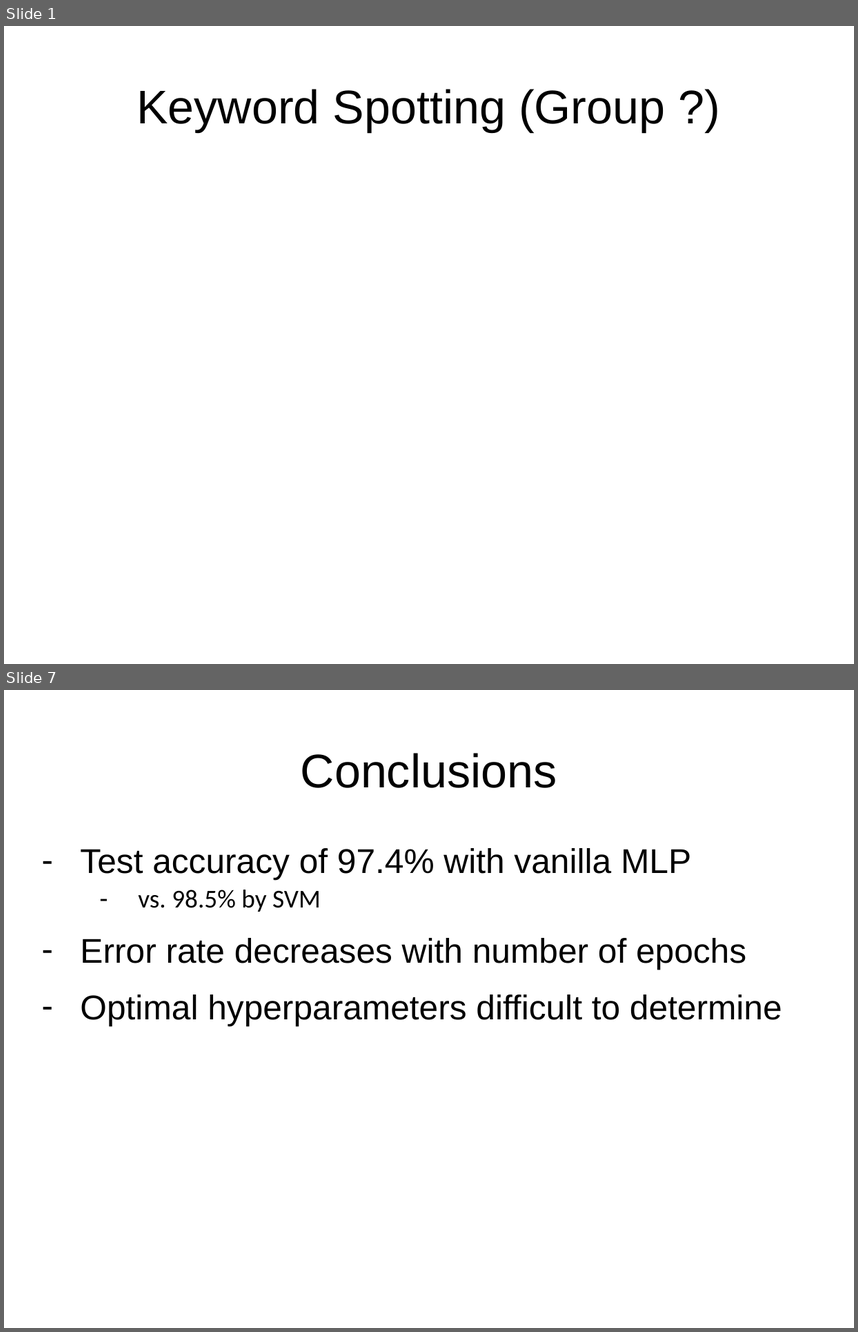
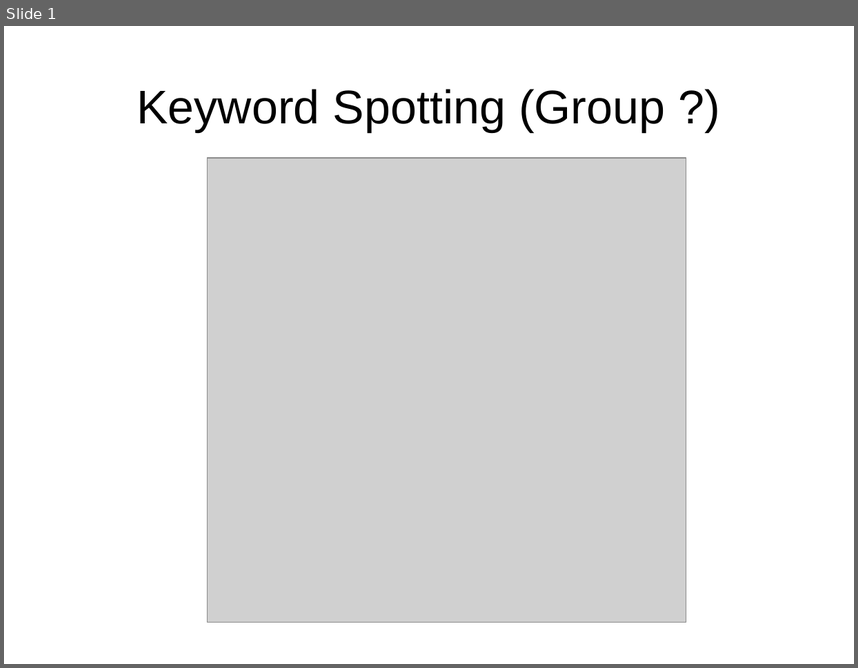
Before and after one commit to lukaszbinden/jmcs-pattern-recognition, a slide deck: Exercice_3/presentation.pptx. Shown one above the other, each under a label of ours: slides 1 and 7 before the commit, slide 1 after it; the slides between them are not shown. The pictures are 858x1332 and 858x668 pixels, drawn with LibreOffice and Linux fonts; fonts in the diff are those of the drawing; grey boxes stand for pictures. Boxes give left, top, right and bottom in pixels: in the first picture for what was removed or moved away, otherwise in the second. Text is boxed around its words. In the diff, an @@ line names an element or a change of style, - is before the commit and + after.

```diff
--- a/Exercice_3/presentation.pptx
+++ b/Exercice_3/presentation.pptx
@@ slide 7 removed at bbox=[4, 690, 854, 1328], background #FFFFFF @@
@@ title removed at bbox=[301, 753, 557, 788] @@
-Conclusions
@@ text removed at bbox=[80, 848, 782, 1025] @@
-– Test accuracy of 97.4% with vanilla MLP
-  – vs. 98.5% by SVM
-– Error rate decreases with number of epochs
-– Optimal hyperparameters difficult to determine
@@ slide 1 changed as well @@
@@ picture added at bbox=[208, 158, 686, 622] @@
```
Also in this commit, not shown: 1 other slide changed, 11 slides added, 4 other slides removed.
